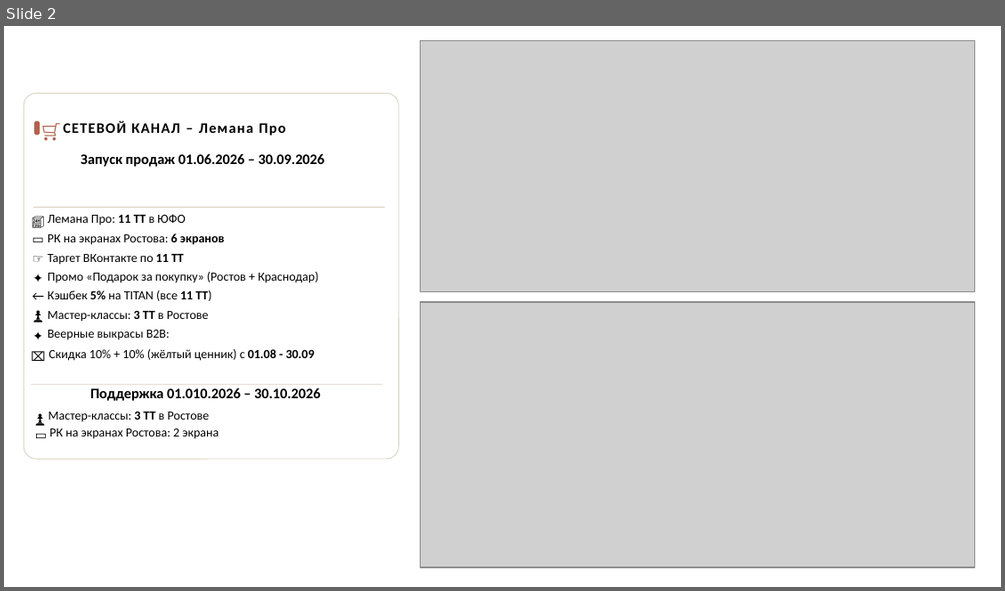
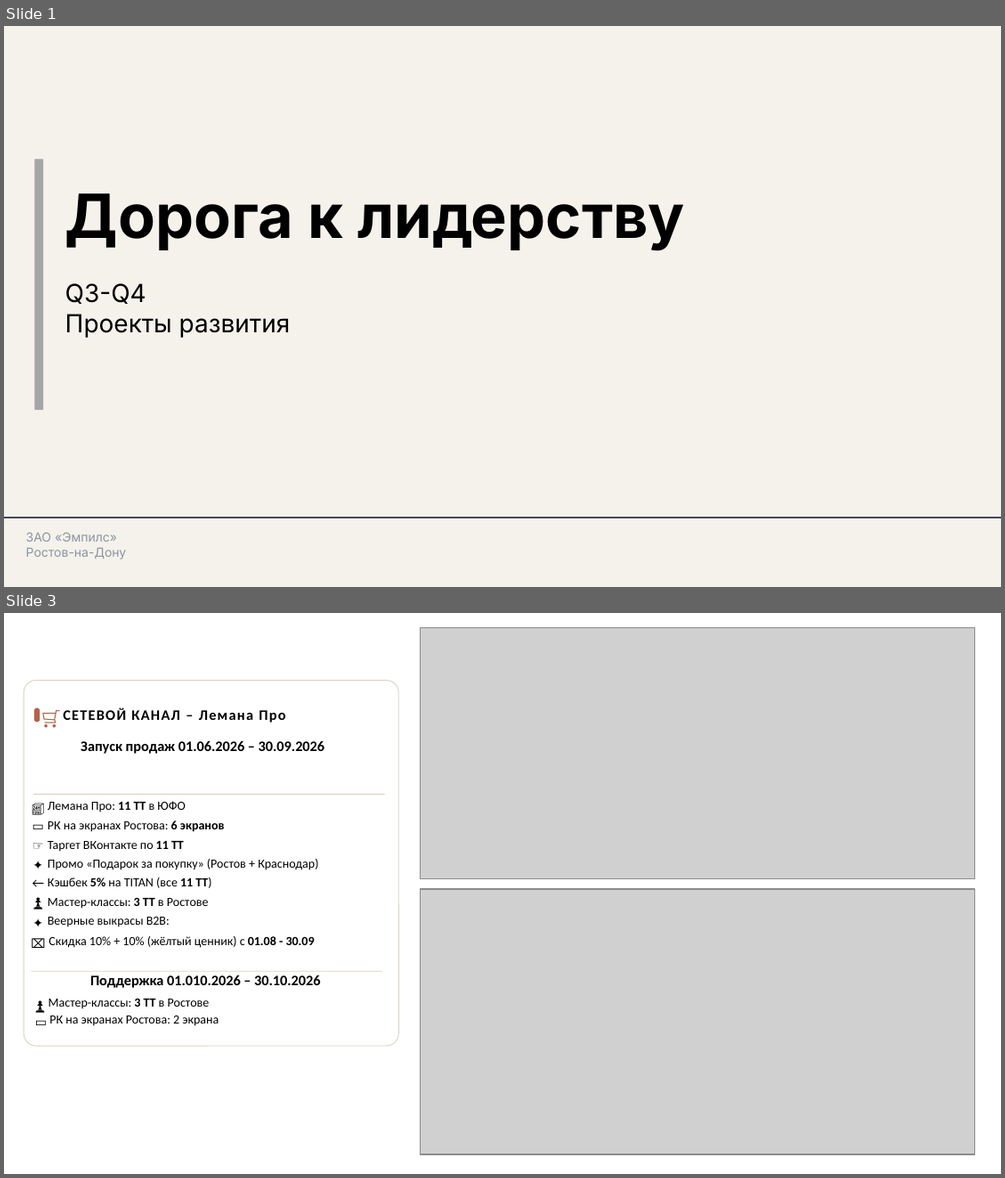
Before and after one commit to Iverson76newcomer/radar-empils, a slide deck: upload/Презентация_для_ГД_final.pptx. Shown one above the other, each under a label of ours: slide 2 before the commit, slides 1 and 3 after it; the slides between them are not shown. The pictures are 1005x591 and 1005x1178 pixels, drawn with LibreOffice and Linux fonts; fonts in the diff are those of the drawing; grey boxes stand for pictures. Boxes give left, top, right and bottom in pixels: in the first picture for what was removed or moved away, otherwise in the second. Text is boxed around its words. In the diff, an @@ line names an element or a change of style, - is before the commit and + after.

```diff
--- a/upload/Презентация_для_ГД_final.pptx
+++ b/upload/Презентация_для_ГД_final.pptx
@@ slide 1 added at box(4, 26, 1001, 587), background #F5F2EC @@
@@ rectangle added at box(35, 159, 44, 410), fill #A6A6A6 @@
@@ text added at box(65, 193, 685, 251), 44 pt, text #000000, bold @@
+Дорога к лидерству
@@ text added at box(65, 283, 291, 338), 18 pt, text #000000 @@
+Q3-Q4
+Проекты развития
@@ rectangle added at box(4, 516, 1001, 518), fill #444A5A @@
@@ text added at box(26, 532, 127, 559), 9 pt, text #8A95A3 @@
+ЗАО «Эмпилс»
+Ростов-на-Дону
@@ what was slide 2 is now slide 3 @@
```
Also in this commit, not shown: 1 slide changed, 2 other slides added, 1 slide removed, 1 other file.
